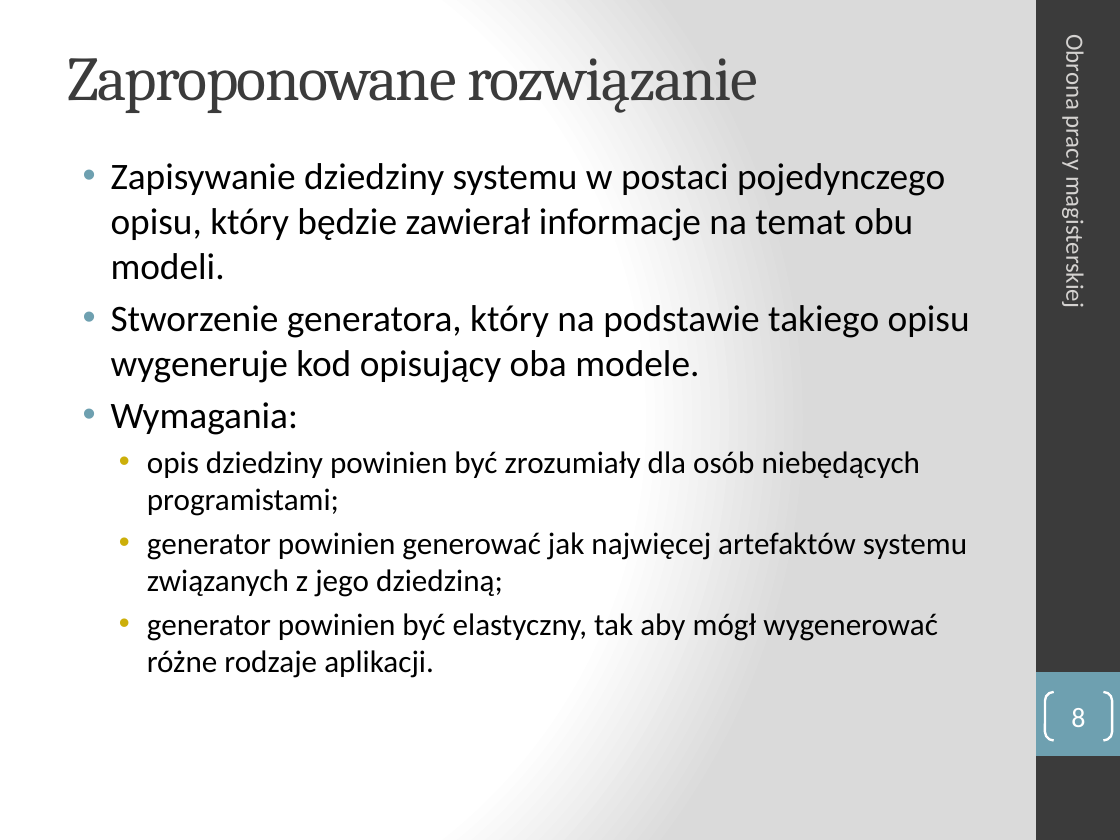
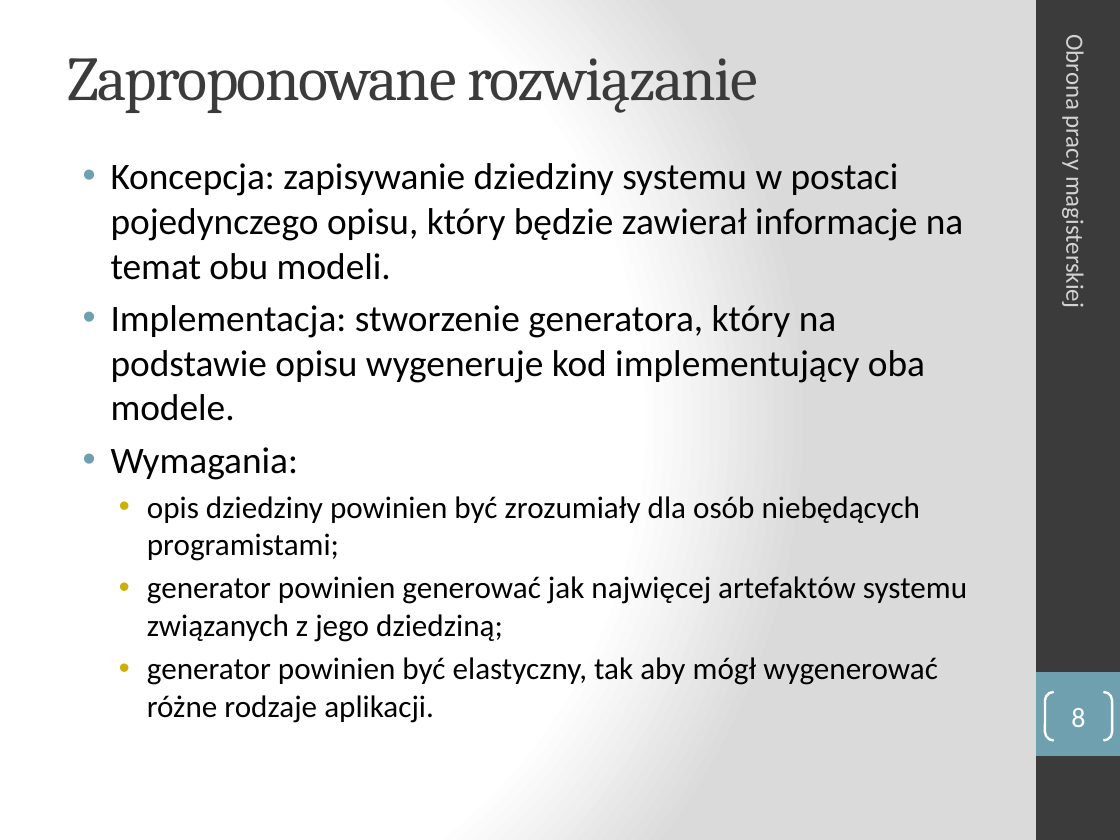
Before and after one commit to manisero/MasterThesis, a slide deck: slide 8 of thesis/presentation/presentation.pptx. Drawn at 1120x840 pixels with LibreOffice and Linux fonts; fonts in the diff are those of the drawing. Boxes give left, top, right and bottom in pixels: in the first picture for what was removed or moved away, otherwise in the second. Text is boxed around its words. In the diff, an @@ line names an element or a change of style, - is before the commit and + after.

```diff
--- a/thesis/presentation/presentation.pptx
+++ b/thesis/presentation/presentation.pptx
@@ text at [111, 163, 963, 421]: text changed @@
-• Zapisywanie dziedziny systemu w postaci pojedynczego opisu, który będzie zawierał informacje na temat obu modeli.
-• Stworzenie generatora, który na podstawie takiego opisu wygeneruje kod opisujący oba modele.
+• Koncepcja: zapisywanie dziedziny systemu w postaci pojedynczego opisu, który będzie zawierał informacje na temat obu modeli.
+• Implementacja: stworzenie generatora, który na podstawie opisu wygeneruje kod implementujący oba modele.
```
Also in this commit, not shown: 1 other slide changed.
